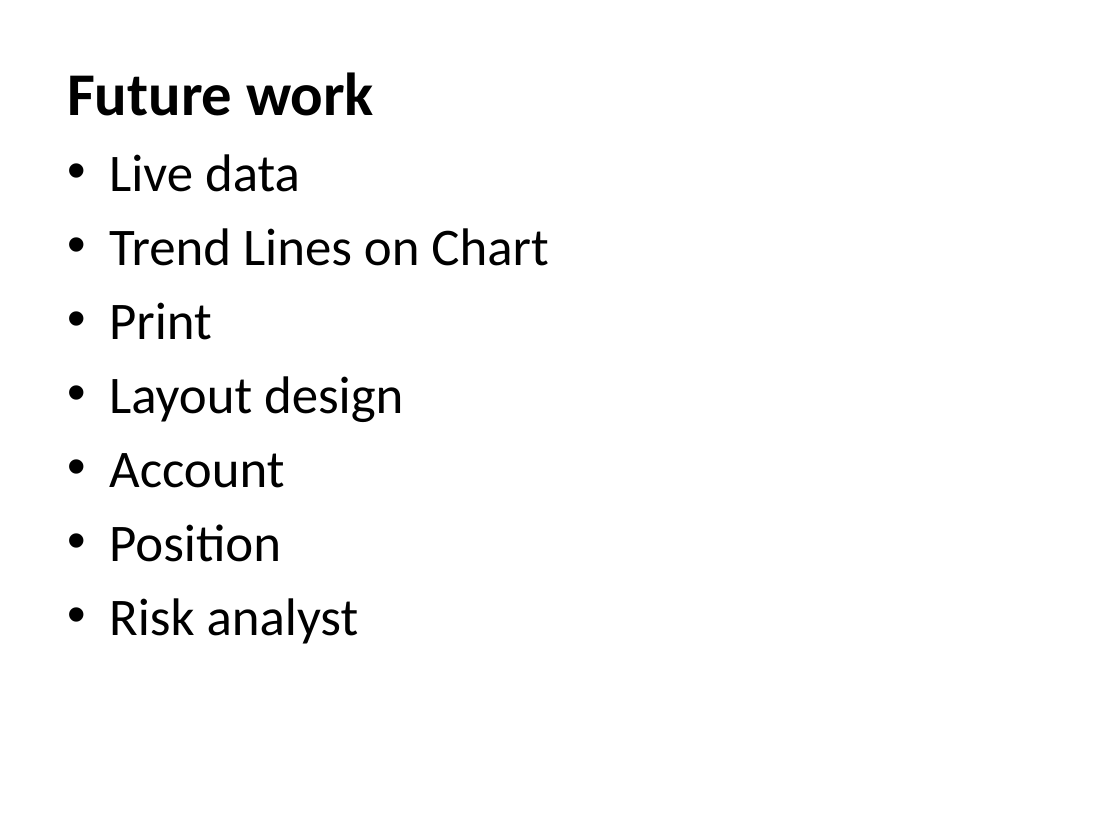
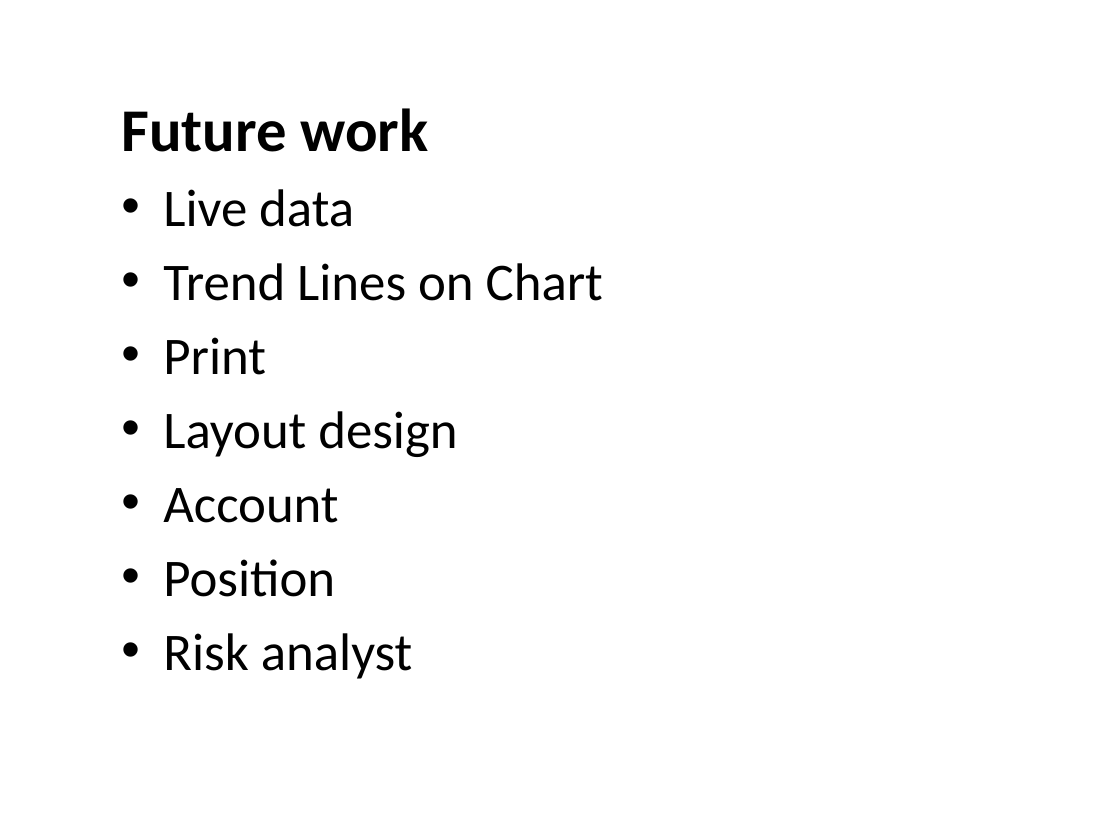
Before and after one commit to IPD8-guofeng/dotnet-group-project, a slide deck: slide 14 of Stock trade and analyst system.pptx. Drawn at 1120x840 pixels with LibreOffice and Linux fonts; fonts in the diff are those of the drawing. Boxes give left, top, right and bottom in pixels: in the first picture for what was removed or moved away, otherwise in the second. Text is boxed around its words. In the diff, an @@ line names an element or a change of style, - is before the commit and + after.

```diff
--- a/Stock trade and analyst system.pptx
+++ b/Stock trade and analyst system.pptx
@@ text "Future work": place and size @@
-text "Future work" at (67, 72, 548, 644)
+text "Future work" at (121, 108, 603, 679)
```
Also in this commit, not shown: 10 other slides changed, 10 other files.
